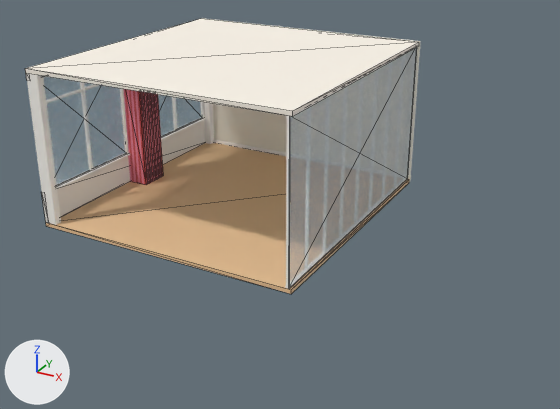
The glTF model client/public/world/room_shell.glb: old version first, new version second.
Before and after are seen from a camera (50 mm lens) standing at (23.5, -37.5, 19.0) and looking at (4.2, -2.5, 1.5). Every picture has the same lights, and +X, +Y and +Z are marked at lower left. The first picture is the older version. Mesh edges are drawn as thin lines on the coarser meshes.

In view in the first picture: 'Ceiling.001', 'Floor.001', 'Glass_B.001', 'Glass_F.001', 'LPier.001', 'LWall_Low.001', 'RGlass.001', 'WallBack.001' and 29 more.
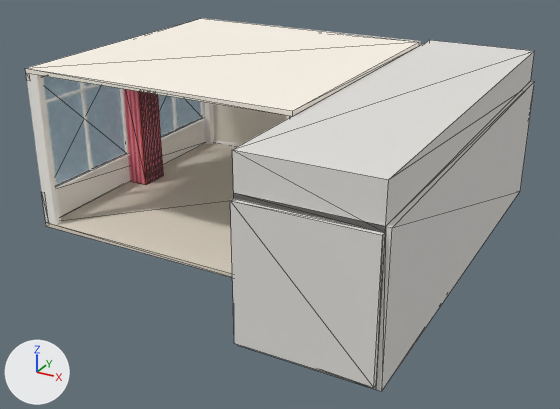
What differs and where, as boxes (x1, y1, x2, y2) in the pictures (560 x 409 px):
```json
{"object": "CorrHead.001", "change": "added", "after": [232, 40, 535, 232]}
{"object": "CorrEndFront.001", "change": "added", "after": [230, 199, 385, 387]}
{"object": "Floor.001", "change": "recoloured", "before": [46, 143, 236, 277], "after": [46, 143, 236, 277], "on screen": "beige to pale yellow"}
{"object": "CorrWall.001", "change": "added", "after": [376, 81, 535, 391]}
{"object": "CorrCeil.001", "change": "added", "after": [234, 194, 386, 231]}
{"object": "CorrFloor.001", "change": "added", "after": [237, 344, 376, 389]}
{"object": "RGlass.001", "change": "unchanged, covered by the edit", "before": [289, 47, 417, 289]}
```

The change, as JSON lines over the scene's bpy script:
```json
{"op": "set", "path": "mat_floor_001_game.base_color", "old": "(0.839, 0.552, 0.305)", "new": "(0.791, 0.716, 0.604)", "note": "beige #ecc496 -> pale yellow #e6dccc"}
{"op": "add", "block": "mat_corridorwall_001_game", "code": ["mat_corridorwall_001_game = principled_material('CorridorWall.001_Game')", "mat_corridorwall_001_game.base_color = (0.776, 0.761, 0.73)  # light grey #e4e2de", "mat_corridorwall_001_game.roughness = 0.8"]}
{"op": "add", "block": "mat_corridorfloor_001_game", "code": ["mat_corridorfloor_001_game = principled_material('CorridorFloor.001_Game')", "mat_corridorfloor_001_game.base_color = (0.672, 0.644, 0.604)  # light grey #d6d2cc", "mat_corridorfloor_001_game.roughness = 0.25"]}
{"op": "add", "block": "mat_corridorceiling_001_game", "code": ["mat_corridorceiling_001_game = principled_material('CorridorCeiling.001_Game')", "mat_corridorceiling_001_game.base_color = (0.855, 0.839, 0.807)  # white #eeece8", "mat_corridorceiling_001_game.roughness = 0.9"]}
{"op": "add", "block": "me_corrwall_001", "code": ["me_corrwall_001 = bpy.data.meshes.new('CorrWall.001')", "me_corrwall_001.from_pydata(...)  # a box spanning x -0.1..0.1, y -11.8..11.8, z -3.6..3.6", "me_corrwall_001.materials.append(mat_corridorwall_001_game)  # light grey #e4e2de"]}
{"op": "add", "block": "me_corrhead_001", "code": ["me_corrhead_001 = bpy.data.meshes.new('CorrHead.001')", "me_corrhead_001.from_pydata(...)  # a box spanning x -3.2..3.2, y -11.8..11.8, z -1.0..1.0", "me_corrhead_001.materials.append(mat_corridorwall_001_game)  # light grey #e4e2de"]}
{"op": "add", "block": "me_corrfloor_001", "code": ["me_corrfloor_001 = bpy.data.meshes.new('CorrFloor.001')", "me_corrfloor_001.from_pydata(...)  # a box spanning x -3.2..3.2, y -11.8..11.8, z -0.1..0.1", "me_corrfloor_001.materials.append(mat_corridorfloor_001_game)  # light grey #d6d2cc"]}
{"op": "add", "block": "me_correndfront_001", "code": ["me_correndfront_001 = bpy.data.meshes.new('CorrEndFront.001')", "me_correndfront_001.from_pydata(...)  # a box spanning x -3.25..3.25, y -0.12..0.12, z -3.35..3.35", "me_correndfront_001.materials.append(mat_corridorwall_001_game)  # light grey #e4e2de"]}
{"op": "add", "block": "me_corrceil_001", "code": ["me_corrceil_001 = bpy.data.meshes.new('CorrCeil.001')", "me_corrceil_001.from_pydata(...)  # a box spanning x -3.2..3.2, y -11.8..11.8, z -0.1..0.1", "me_corrceil_001.materials.append(mat_corridorceiling_001_game)  # white #eeece8"]}
{"op": "add", "block": "ob_corrwall_001", "code": ["ob_corrwall_001 = bpy.data.objects.new('CorrWall.001', me_corrwall_001)", "ob_corrwall_001.location = (14.68, -1.5, 3.35)"]}
{"op": "add", "block": "ob_corrhead_001", "code": ["ob_corrhead_001 = bpy.data.objects.new('CorrHead.001', me_corrhead_001)", "ob_corrhead_001.location = (11.3, -1.5, 7.74)"]}
{"op": "add", "block": "ob_corrfloor_001", "code": ["ob_corrfloor_001 = bpy.data.objects.new('CorrFloor.001', me_corrfloor_001)", "ob_corrfloor_001.location = (11.3, -1.5, -0.12)"]}
{"op": "add", "block": "ob_correndfront_001", "code": ["ob_correndfront_001 = bpy.data.objects.new('CorrEndFront.001', me_correndfront_001)", "ob_correndfront_001.location = (11.3, -13.38, 3.35)"]}
{"op": "add", "block": "ob_corrceil_001", "code": ["ob_corrceil_001 = bpy.data.objects.new('CorrCeil.001', me_corrceil_001)", "ob_corrceil_001.location = (11.3, -1.5, 6.83)"]}
```
